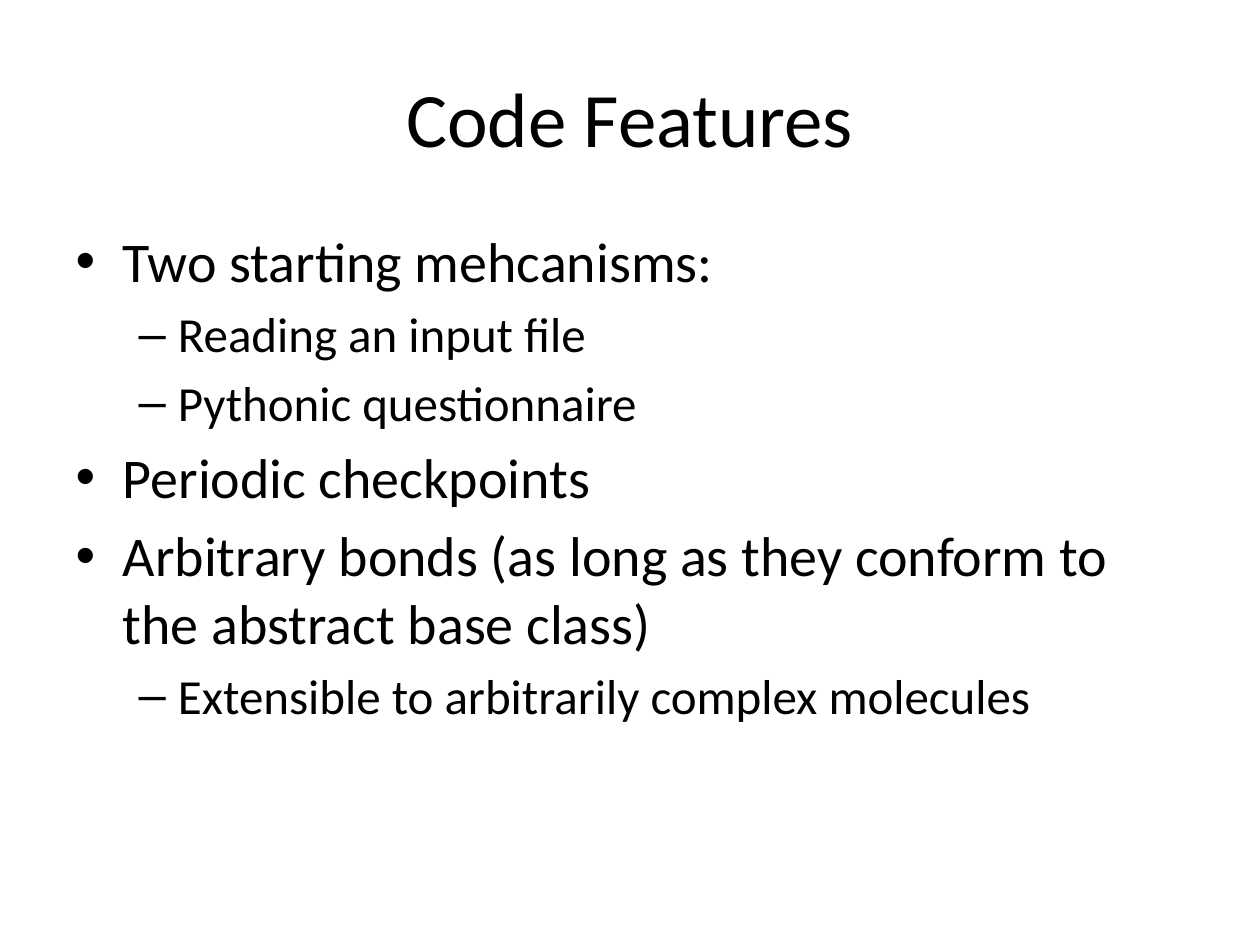
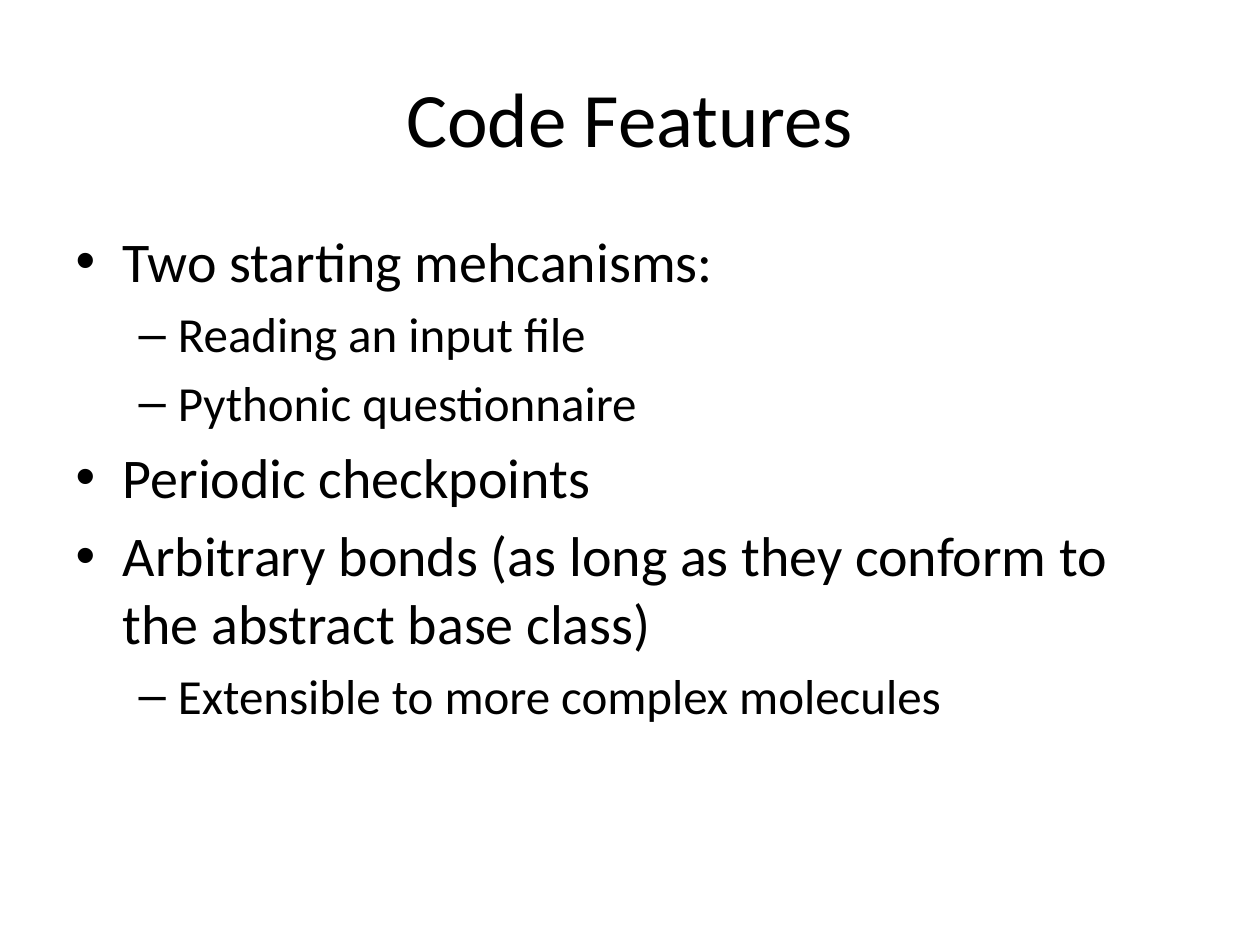
Before and after one commit to PrincetonUniversity/PrincetonCBEMDMPI, a slide deck: slide 13 of designreview/designreview.pptx. Drawn at 1260x945 pixels with LibreOffice and Linux fonts; fonts in the diff are those of the drawing. Boxes give left, top, right and bottom in pixels: in the first picture for what was removed or moved away, otherwise in the second. Text is boxed around its words. In the diff, an @@ line names an element or a change of style, - is before the commit and + after.

```diff
--- a/designreview/designreview.pptx
+++ b/designreview/designreview.pptx
@@ text at bbox=[178, 680, 941, 722]: text changed @@
-  – Extensible to arbitrarily complex molecules
+  – Extensible to more complex molecules
```
Also in this commit, not shown: 1 other slide changed.
